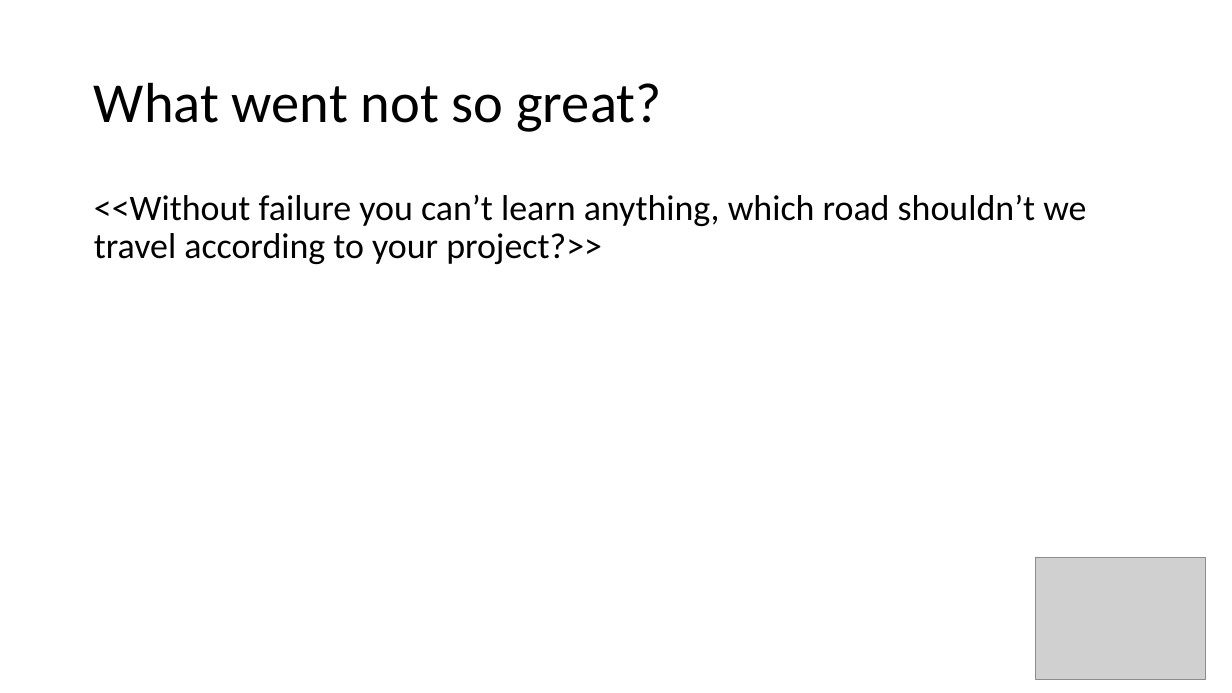
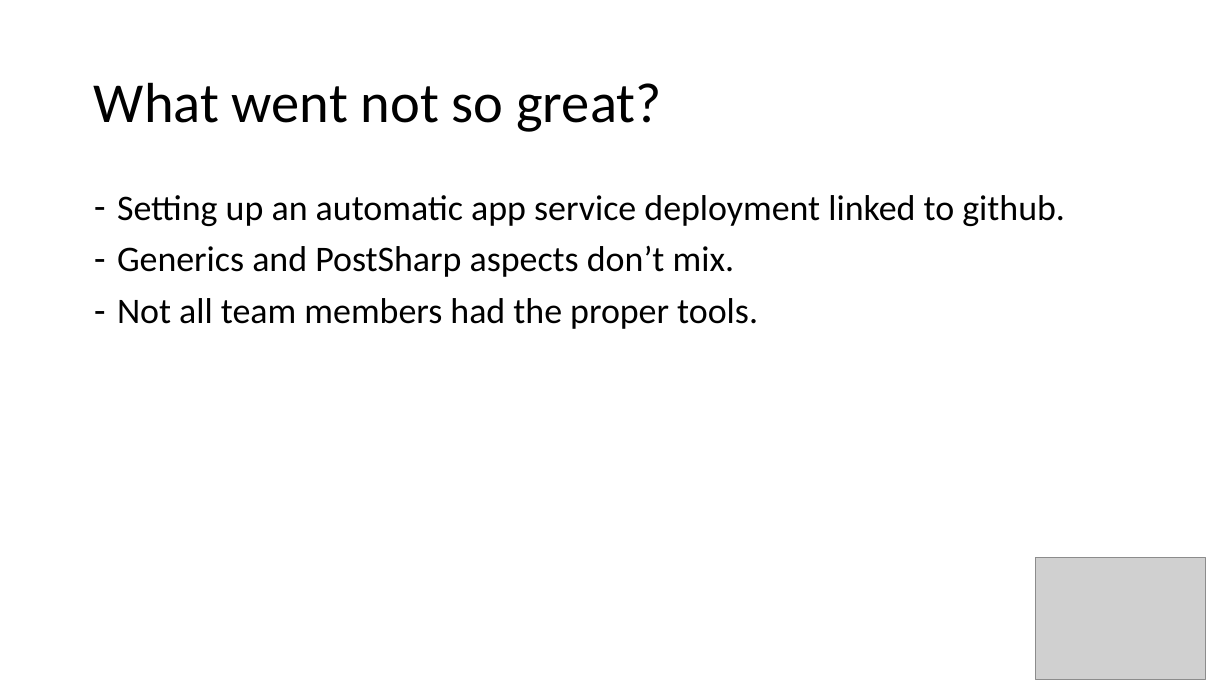
Before and after one commit to gitom/failback, a slide deck: slide 7 of FactSheet.pptx. Drawn at 1232x693 pixels with LibreOffice and Linux fonts; fonts in the diff are those of the drawing; grey boxes stand for pictures. Boxes give left, top, right and bottom in pixels: in the first picture for what was removed or moved away, otherwise in the second. Text is boxed around its words. In the diff, an @@ line names an element or a change of style, - is before the commit and + after.

```diff
--- a/FactSheet.pptx
+++ b/FactSheet.pptx
@@ text at [117,195,1065,329]: text changed @@
-<<Without failure you can’t learn anything, which road shouldn’t we travel according to your project?>>
+– Setting up an automatic app service deployment linked to github.
+– Generics and PostSharp aspects don’t mix.
+– Not all team members had the proper tools.
```
Also in this commit, not shown: 8 other slides changed.
